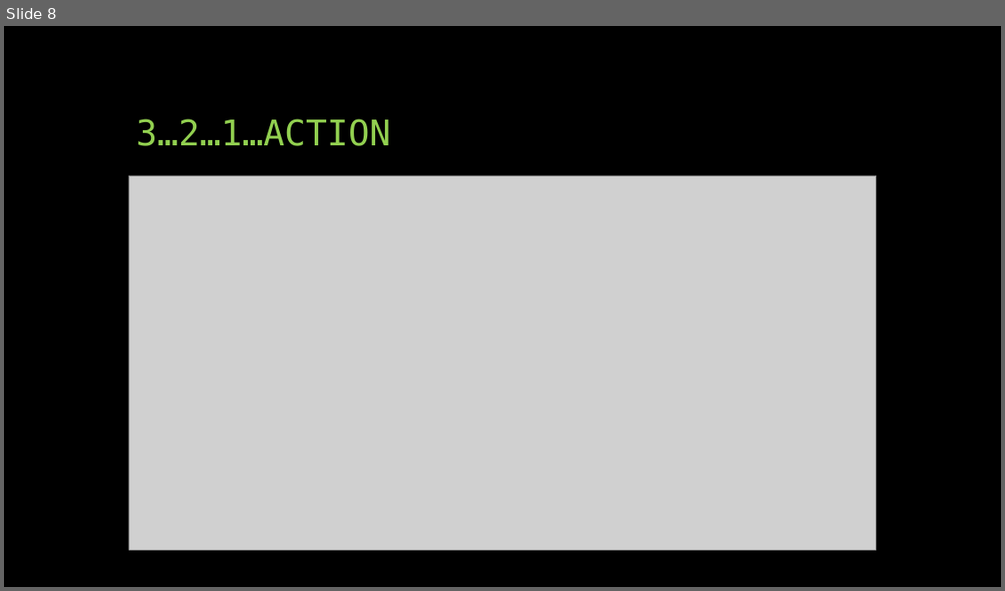
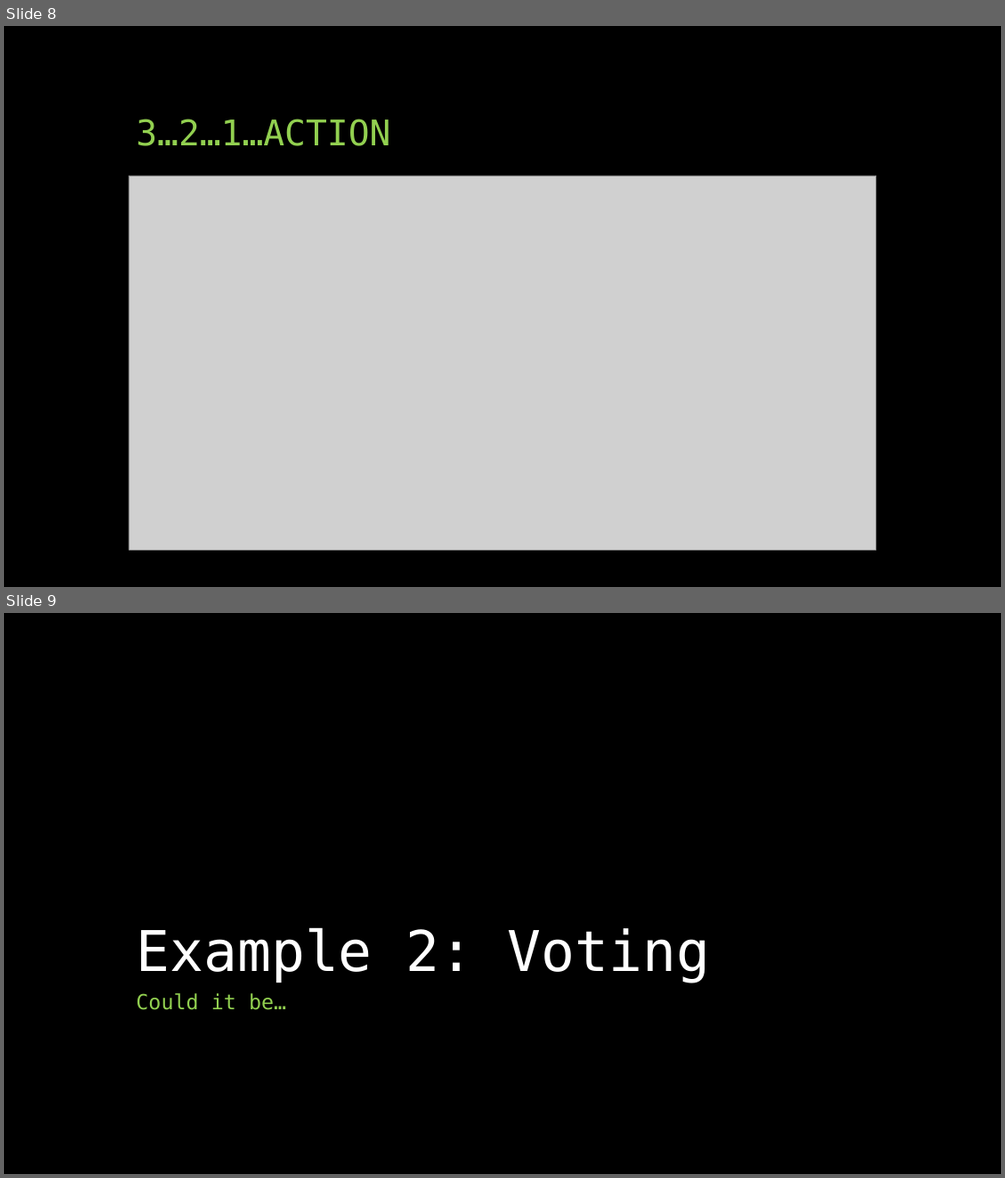
Before and after one commit to jcutrono/leanledger, a slide deck: Unmasking Blockchain.pptx. Shown one above the other, each under a label of ours: slide 8 before the commit, slides 8 and 9 after it. The pictures are 1005x591 and 1005x1178 pixels, drawn with LibreOffice and Linux fonts; fonts in the diff are those of the drawing; grey boxes stand for pictures. Boxes give left, top, right and bottom in pixels: in the first picture for what was removed or moved away, otherwise in the second. Text is boxed around its words. In the diff, an @@ line names an element or a change of style, - is before the commit and + after.

Commit message:
voting

```diff
--- a/Unmasking Blockchain.pptx
+++ b/Unmasking Blockchain.pptx
@@ slide 9 added at (4, 613, 1001, 1174), background #000000 @@
@@ title added at (136, 927, 711, 982), 54 pt, text #FFFFFF @@
+Example 2: Voting
@@ text added at (136, 993, 286, 1010), 20 pt, text #92D050 @@
+Could it be…
```
Also in this commit, not shown: 1 slide changed, 7 other slides added, 6 slides removed, 1 other file.
